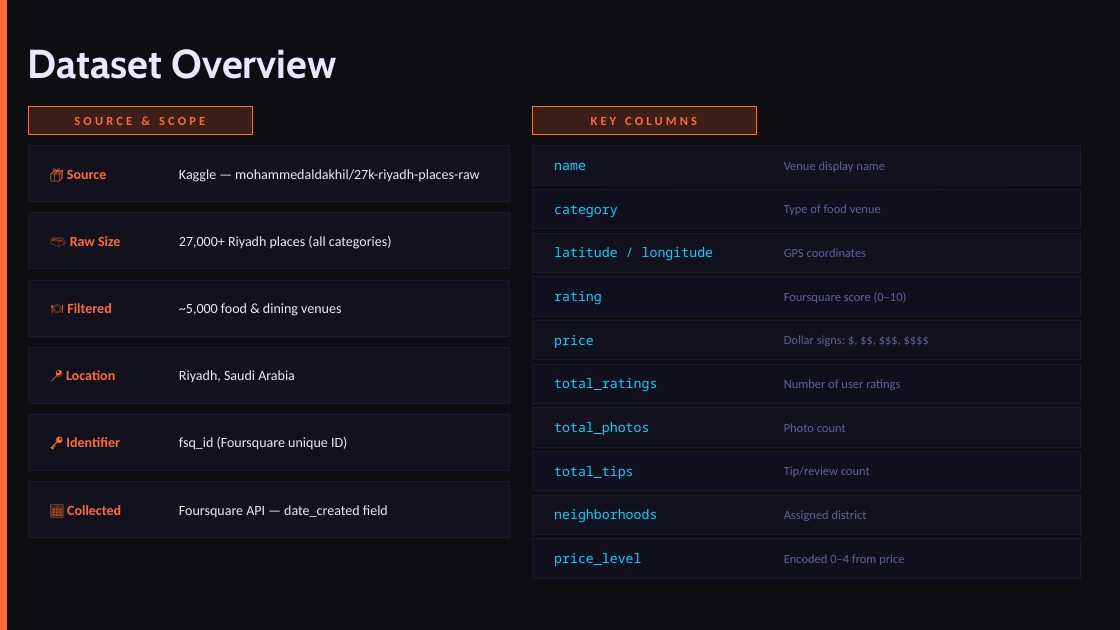
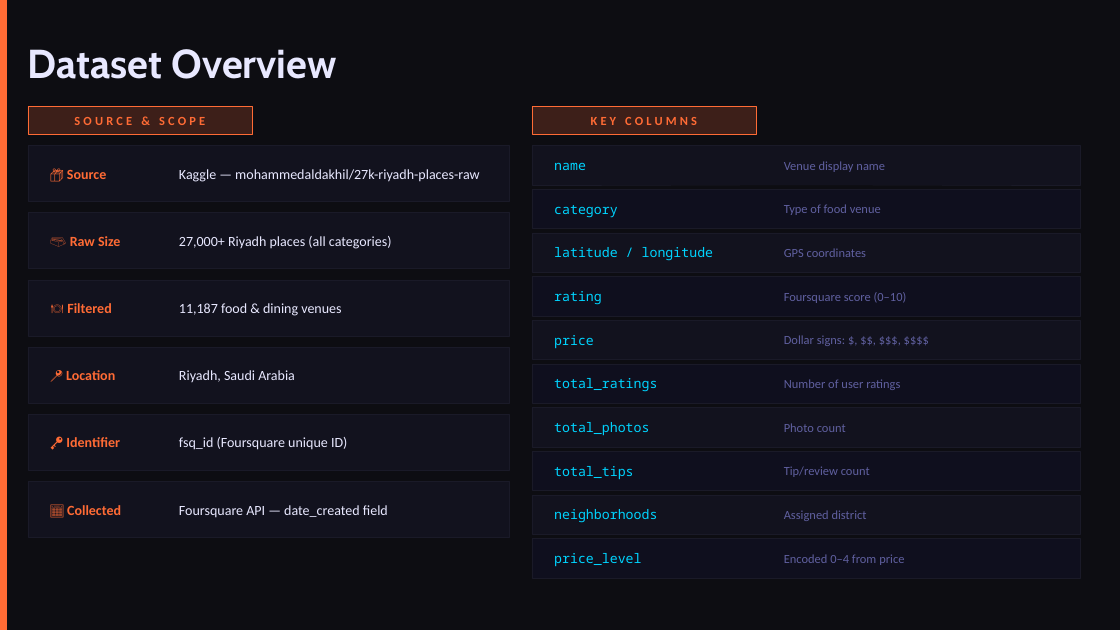
Before and after one commit to AbdulrahmanB-25/EDA_Project, a slide deck: slide 2 of presentation.pptx. Drawn at 1120x630 pixels with LibreOffice and Linux fonts; fonts in the diff are those of the drawing. Boxes give left, top, right and bottom in pixels: in the first picture for what was removed or moved away, otherwise in the second. Text is boxed around its words. In the diff, an @@ line names an element or a change of style, - is before the commit and + after.

```diff
--- a/presentation.pptx
+++ b/presentation.pptx
@@ text at (x1=179, y1=303, x2=341, y2=316): text changed @@
-~5,000 food & dining venues
+11,187 food & dining venues
```
Also in this commit, not shown: 16 other slides changed, 7 slides added, 1 slide removed.
